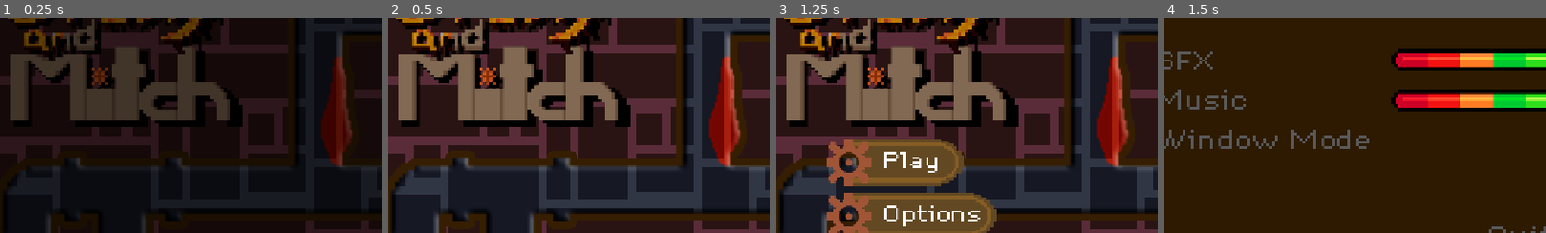
Above: before the commit, frames 1-4 (left to right).
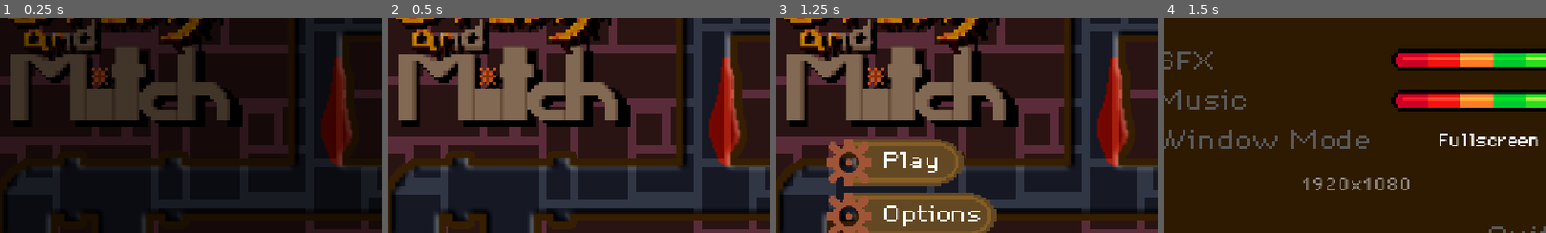
Above: after the commit, the same moments.

Repository: Zadcry/GameJam2026
Game: Godot game, scene res://menus/initial_menu/menuI.tscn
Same seed, same stepped clock (60 frames per second), same inputs: the game is played once before the commit and once after it.
Inputs (mouse positions are % of the whole screen's width and height, from its top left):
- Up to frame 1 (0.25 s): no input
- Up to frame 2 (0.5 s): no input
- Up to frame 3 (1.25 s): tap Enter (p2_hit) at 0.5 s; move the mouse to (72, 45) at 0.52 s; hold D (p1_move_right) from 0.53 s (still down); hold E (p1_shoot) from 0.53 s (still down); click (72, 45) at 0.67 s; tap W (p1_move_up) at 0.77 s
- Up to frame 4 (1.5 s): release D (p1_move_right) at 1.25 s; release E (p1_shoot) at 1.25 s; click (52, 68) at 1.25 s
The pictures show only the part of the screen within x 34-84%, y 22-72%; the shares and areas given below are measured in that part.

Frames 1-3 are identical in both runs. In frame 4, 1.3% of the frame differs, in the area x 36-98%, y 53-80%.

Commit message:
option menu upgrade

Diff:
--- a/scripts/menuopt.gd
+++ b/scripts/menuopt.gd
@@ -1,28 +1,240 @@
 extends Node
 
+signal cerrar
+
+var opciones = ["Fullscreen", "Windowed"]
+var indice_actual = 0
+
+var resoluciones = [
+	Vector2i(640, 360),
+	Vector2i(854, 480),
+	Vector2i(1024, 576),
+	Vector2i(1280, 720),
+	Vector2i(1600, 900),
+	Vector2i(1920, 1080)
+]
+var indice_resolucion = 5
+var ultima_resolucion_ventana = indice_resolucion
+
+const CONFIG_PATH := "user://config.cfg"
+
+@onready var modo_label = $Label
+@onready var resolucion_label = $Label2
+@onready var flecha_izq = $Label3
+@onready var flecha_der = $Label4
 @onready var quit := $Quit
 @onready var sfx := $sfx
 @onready var music := $music
-
-signal cerrar
 
 func _ready() -> void:
 	quit.connect("pressed", _on_quit)
 	sfx.connect("value_changed", _on_sfx_changed)
 	music.connect("value_changed", _on_music_changed)
 
-	# Carga valores guardados si existen
+	_load_config()
+
 	sfx.value = Global.sfx_volume
 	music.value = Global.music_volume
+	_aplicar_volumen_sfx(Global.sfx_volume)
+	_aplicar_volumen_music(Global.music_volume)
+
+	_aplicar_fuente()
+	_aplicar_configuracion()
+	_actualizar_label_resolucion()
+	_actualizar_visibilidad_flechas()
+
+	sfx.gui_input.connect(_on_sfx_gui_input)
+	music.gui_input.connect(_on_music_gui_input)
+
+# ── Sliders input manual ──────────────────────────────────────────────────────
+
+func _on_sfx_gui_input(event: InputEvent) -> void:
+	if event is InputEventMouseButton and event.button_index == MOUSE_BUTTON_LEFT and event.pressed:
+		var ratio = clamp(event.position.x / sfx.size.x, 0.0, 1.0)
+		sfx.value = lerp(sfx.min_value, sfx.max_value, ratio)
+	elif event is InputEventMouseMotion and event.button_mask == MOUSE_BUTTON_MASK_LEFT:
+		var ratio = clamp(event.position.x / sfx.size.x, 0.0, 1.0)
+		sfx.value = lerp(sfx.min_value, sfx.max_value, ratio)
+
+func _on_music_gui_input(event: InputEvent) -> void:
+	if event is InputEventMouseButton and event.button_index == MOUSE_BUTTON_LEFT and event.pressed:
+		var ratio = clamp(event.position.x / music.size.x, 0.0, 1.0)
+		music.value = lerp(music.min_value, music.max_value, ratio)
+	elif event is InputEventMouseMotion and event.button_mask == MOUSE_BUTTON_MASK_LEFT:
+		var ratio = clamp(event.position.x / music.size.x, 0.0, 1.0)
+		music.value = lerp(music.min_value, music.max_value, ratio)
+
+# ── Input (modo pantalla + flechas resolución) ────────────────────────────────
+
+func _input(event: InputEvent) -> void:
+	if event is InputEventMouseButton and event.pressed:
+		var click_pos = event.position
+
+		# Window Mode
+		if modo_label and modo_label.get_global_rect().has_point(click_pos) and event.button_index == MOUSE_BUTTON_LEFT:
+			if opciones[indice_actual] == "Windowed":
+				# Guardamos la resolución de ventana antes de cambiar a fullscreen
+				ultima_resolucion_ventana = indice_resolucion
+
+			indice_actual = (indice_actual + 1) % opciones.size()
+			modo_label.text = opciones[indice_actual]
+
+			match opciones[indice_actual]:
+				"Fullscreen":
+					DisplayServer.window_set_flag(DisplayServer.WINDOW_FLAG_BORDERLESS, false)
+					DisplayServer.window_set_size(Vector2i(1920, 1080))
+					DisplayServer.window_set_mode(DisplayServer.WINDOW_MODE_FULLSCREEN)
+					# Mostramos 1920x1080 en el label aunque esté desactivado
+					resolucion_label.text = "1920x1080"
+					resolucion_label.modulate.a = 0.5
+				"Windowed":
+					# Recuperamos el índice que tenía antes de entrar a fullscreen
+					indice_resolucion = ultima_resolucion_ventana
+					DisplayServer.window_set_mode(DisplayServer.WINDOW_MODE_WINDOWED)
+					DisplayServer.window_set_flag(DisplayServer.WINDOW_FLAG_RESIZE_DISABLED, true)
+					DisplayServer.window_set_flag(DisplayServer.WINDOW_FLAG_BORDERLESS, false)
+					DisplayServer.window_set_size(resoluciones[indice_resolucion])
+					resolucion_label.modulate.a = 1.0
+					_actualizar_label_resolucion()
+
+			_actualizar_visibilidad_flechas()
+			_save_config()
+
+		# Resolution arrows — solo en Windowed
+		if opciones[indice_actual] == "Windowed":
+			if flecha_izq and flecha_izq.get_global_rect().has_point(click_pos) and event.button_index == MOUSE_BUTTON_LEFT:
+				if indice_resolucion > 0:
+					indice_resolucion -= 1
+					DisplayServer.window_set_size(resoluciones[indice_resolucion])
+					_actualizar_label_resolucion()
+					_actualizar_visibilidad_flechas()
+					_save_config()
+
+			if flecha_der and flecha_der.get_global_rect().has_point(click_pos) and event.button_index == MOUSE_BUTTON_LEFT:
+				if indice_resolucion < resoluciones.size() - 1:
+					indice_resolucion += 1
+					DisplayServer.window_set_size(resoluciones[indice_resolucion])
+					_actualizar_label_resolucion()
+					_actualizar_visibilidad_flechas()
+					_save_config()
+
+# ── Labels y resolución ───────────────────────────────────────────────────────
+
+func _actualizar_label_resolucion() -> void:
+	if opciones[indice_actual] == "Fullscreen":
+		resolucion_label.text = "1920x1080"
+	else:
+		var res = resoluciones[indice_resolucion]
+		resolucion_label.text = "%dx%d" % [res.x, res.y]
+
+func _actualizar_visibilidad_flechas() -> void:
+	if indice_actual < 0 or indice_actual >= opciones.size():
+		indice_actual = clamp(indice_actual, 0, opciones.size() - 1)
+
+	var arrows_visible = opciones[indice_actual] == "Windowed"
+	flecha_izq.visible = arrows_visible
+	flecha_der.visible = arrows_visible
+	flecha_izq.text = "<"
+	flecha_der.text = ">"
+
+	if arrows_visible:
+		flecha_izq.modulate.a = 0.3 if indice_resolucion <= 0 else 1.0
+		flecha_der.modulate.a = 0.3 if indice_resolucion >= resoluciones.size() - 1 else 1.0
+
+func _aplicar_configuracion() -> void:
+	if indice_actual < 0 or indice_actual >= opciones.size():
+		indice_actual = 0
+
+	modo_label.text = opciones[indice_actual]
+
+	match opciones[indice_actual]:
+		"Fullscreen":
+			DisplayServer.window_set_flag(DisplayServer.WINDOW_FLAG_BORDERLESS, false)
+			DisplayServer.window_set_size(Vector2i(1920, 1080))
+			DisplayServer.window_set_mode(DisplayServer.WINDOW_MODE_FULLSCREEN)
+			resolucion_label.text = "1920x1080"
+			resolucion_label.modulate.a = 0.5
+		"Windowed":
+			DisplayServer.window_set_mode(DisplayServer.WINDOW_MODE_WINDOWED)
+			DisplayServer.window_set_flag(DisplayServer.WINDOW_FLAG_RESIZE_DISABLED, true)
+			DisplayServer.window_set_flag(DisplayServer.WINDOW_FLAG_BORDERLESS, false)
+			DisplayServer.window_set_size(resoluciones[indice_resolucion])
+			resolucion_label.modulate.a = 1.0
+
+func _aplicar_fuente() -> void:
+	var fuente_archivo : FontFile = load("res://fonts/DePixelBreit.ttf")
+	var label_settings = LabelSettings.new()
+	label_settings.font = fuente_archivo
+	label_settings.font_size = 24
+
+	for label in [modo_label, resolucion_label, flecha_izq, flecha_der]:
+		if label:
+			label.label_settings = label_settings.duplicate()
+			label.horizontal_alignment = HORIZONTAL_ALIGNMENT_CENTER
+			label.vertical_alignment = VERTICAL_ALIGNMENT_CENTER
+
+# ── Config ────────────────────────────────────────────────────────────────────
+
+func _save_config() -> void:
+	var config = ConfigFile.new()
+	config.set_value("pantalla", "modo", indice_actual)
+	config.set_value("pantalla", "resolucion", indice_resolucion)
+	config.set_value("pantalla", "ultima_ventana", ultima_resolucion_ventana)
+	config.set_value("audio", "sfx", Global.sfx_volume)
+	config.set_value("audio", "music", Global.music_volume)
+	var err = config.save(CONFIG_PATH)
+	if err != OK:
+		push_error("options_menu: failed to save config, error code %d" % err)
+
+func _load_config() -> void:
+	var config = ConfigFile.new()
+	var err = config.load(CONFIG_PATH)
+	if err == OK:
+		indice_actual             = int(config.get_value("pantalla", "modo", 0))
+		indice_resolucion         = int(config.get_value("pantalla", "resolucion", 5))
+		ultima_resolucion_ventana = int(config.get_value("pantalla", "ultima_ventana", indice_resolucion))
+		Global.sfx_volume         = float(config.get_value("audio", "sfx", 100.0))
+		Global.music_volume       = float(config.get_value("audio", "music", 100.0))
+	else:
+		indice_actual             = 0
+		indice_resolucion         = 5
+		ultima_resolucion_ventana = indice_resolucion
+		Global.sfx_volume         = 100.0
+		Global.music_volume       = 100.0
+
+# ── Audio helpers ─────────────────────────────────────────────────────────────
+
+func _aplicar_volumen_sfx(value: float) -> void:
+	var bus_idx = AudioServer.get_bus_index("SFX")
+	if bus_idx != -1:
+		AudioServer.set_bus_volume_db(bus_idx, linear_to_db(value / 100.0))
+
+func _aplicar_volumen_music(value: float) -> void:
+	var bus_idx = AudioServer.get_bus_index("Music")
+	if bus_idx != -1:
+		AudioServer.set_bus_volume_db(bus_idx, linear_to_db(value / 100.0))
+
+func _on_sfx_changed(value: float) -> void:
+	Global.sfx_volume = value
+	_aplicar_volumen_sfx(value)
+	_save_config()
+
+func _on_music_changed(value: float) -> void:
+	Global.music_volume = value
+	_aplicar_volumen_music(value)
+	_save_config()
+
+func _notification(what: int) -> void:
+	if what == NOTIFICATION_WM_SIZE_CHANGED:
+		if opciones[indice_actual] == "Windowed":
+			var modo_actual = DisplayServer.window_get_mode()
+			if modo_actual == DisplayServer.WINDOW_MODE_MAXIMIZED or \
+			   modo_actual == DisplayServer.WINDOW_MODE_MINIMIZED:
+				DisplayServer.window_set_mode(DisplayServer.WINDOW_MODE_WINDOWED)
+				DisplayServer.window_set_size(resoluciones[indice_resolucion])
+
+# ── Quit ──────────────────────────────────────────────────────────────────────
 
 func _on_quit() -> void:
 	emit_signal("cerrar")
 	queue_free()
-
-func _on_sfx_changed(value: float) -> void:
-	Global.sfx_volume = value
-	AudioServer.set_bus_volume_db(AudioServer.get_bus_index("SFX"), linear_to_db(value / 100.0))
-
-func _on_music_changed(value: float) -> void:
-	Global.music_volume = value
-	AudioServer.set_bus_volume_db(AudioServer.get_bus_index("Music"), linear_to_db(value / 100.0))
